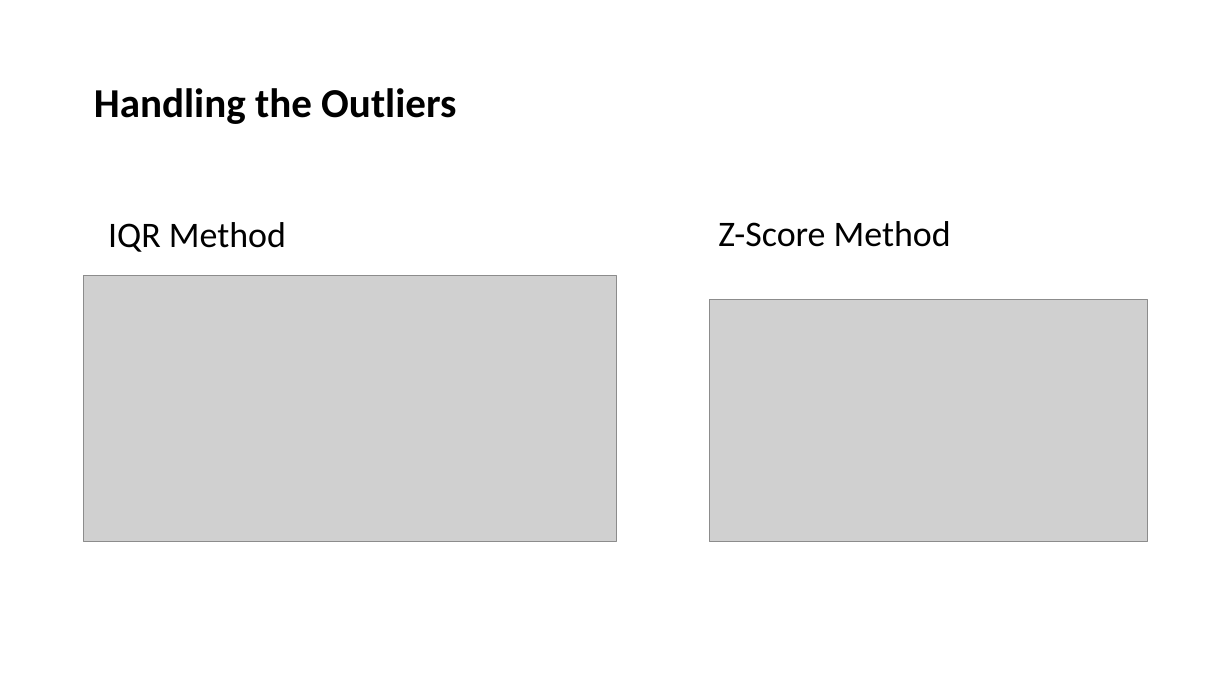
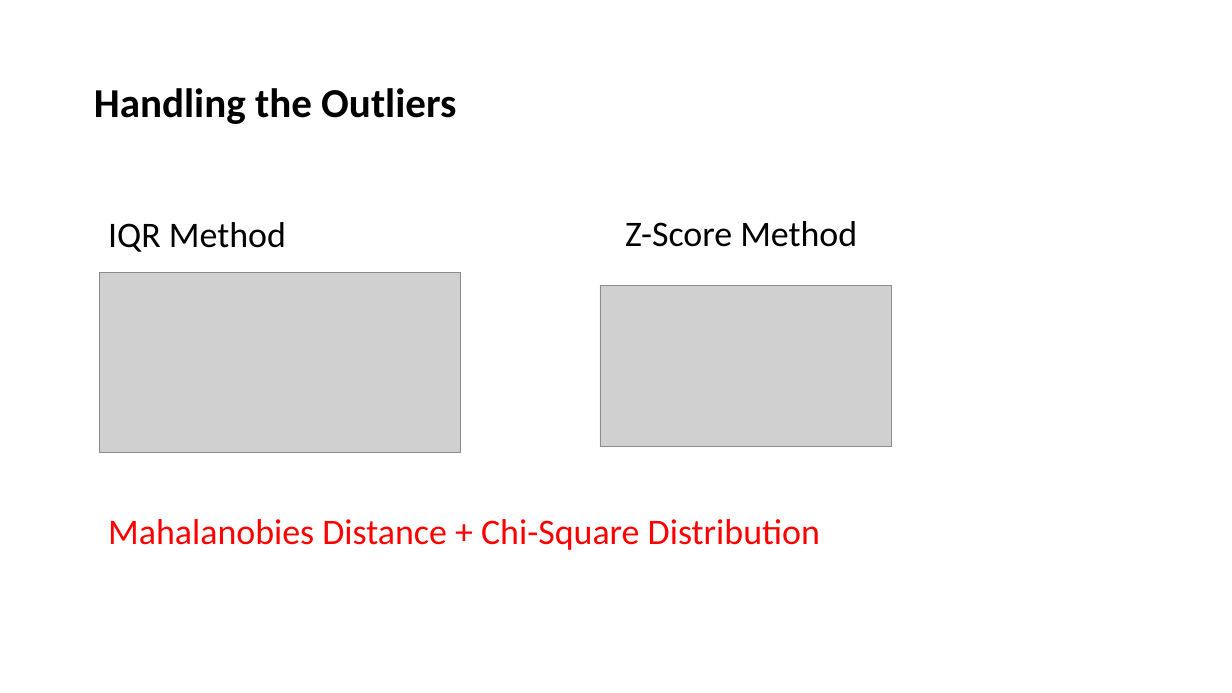
Before and after one commit to EshanJayasundara/Home-Credit-Default-Risk-Prediction, a slide deck: slide 14 of Home Credit Default Risk Prediction Presentation.pptx (slide 12 before the commit). Drawn at 1232x693 pixels with LibreOffice and Linux fonts; fonts in the diff are those of the drawing; grey boxes stand for pictures. Boxes give left, top, right and bottom in pixels: in the first picture for what was removed or moved away, otherwise in the second. Text is boxed around its words. In the diff, an @@ line names an element or a change of style, - is before the commit and + after.

```diff
--- a/Home Credit Default Risk Prediction Presentation.pptx
+++ b/Home Credit Default Risk Prediction Presentation.pptx
@@ text "Z-Score Method": place and size @@
-text "Z-Score Method" at <box>718,221,951,247</box>
+text "Z-Score Method" at <box>625,221,857,247</box>
@@ picture: place and size @@
-picture at <box>83,275,616,542</box>
+picture at <box>99,272,460,452</box>
@@ picture: place and size @@
-picture at <box>710,299,1148,542</box>
+picture at <box>600,286,891,446</box>
@@ text added at <box>108,519,820,550</box>, 28 pt, text #FF0000 @@
+Mahalanobies Distance + Chi-Square Distribution
```
Also in this commit, not shown: 4 other slides changed, 4 slides added, 1 slide removed, 3 other files.
